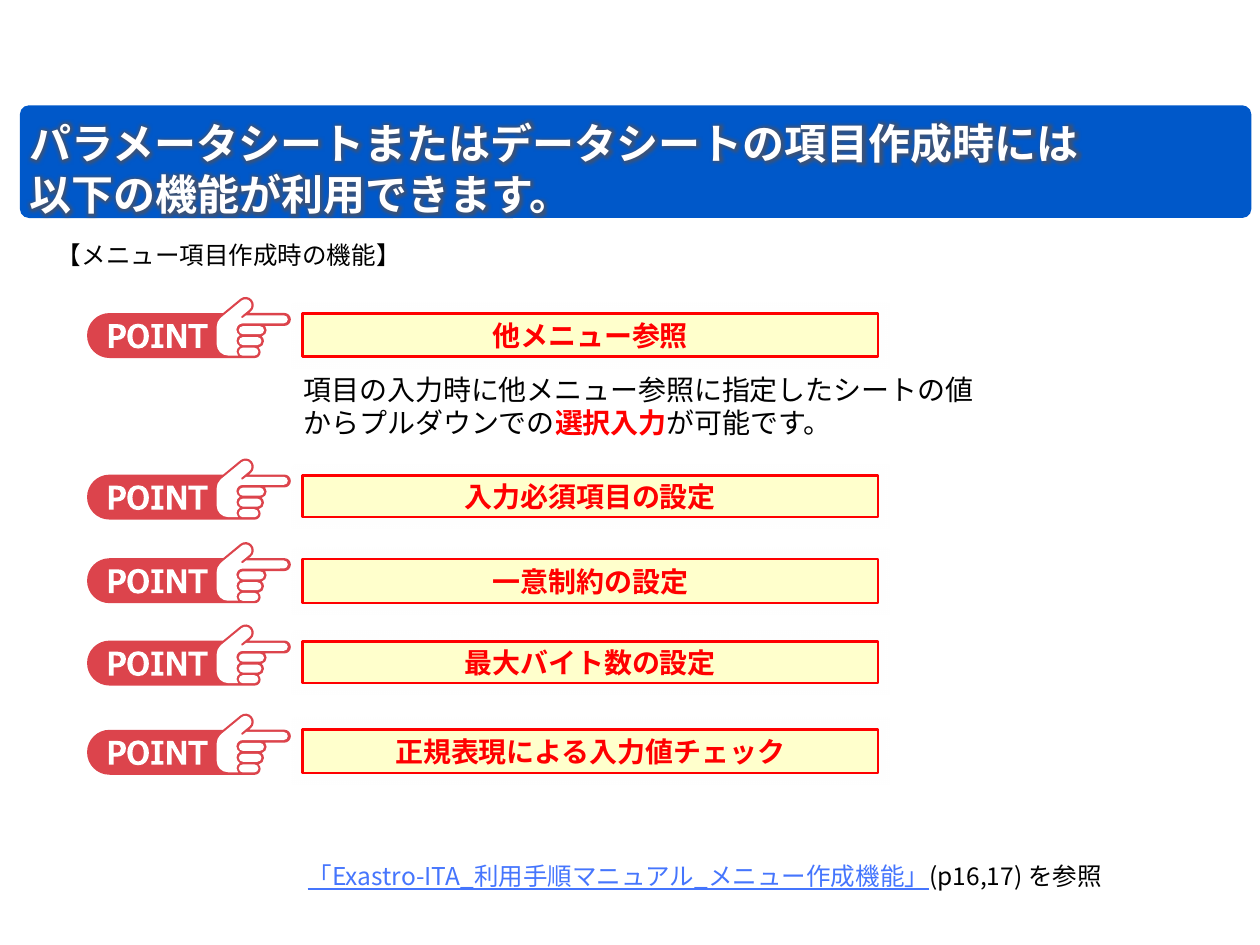
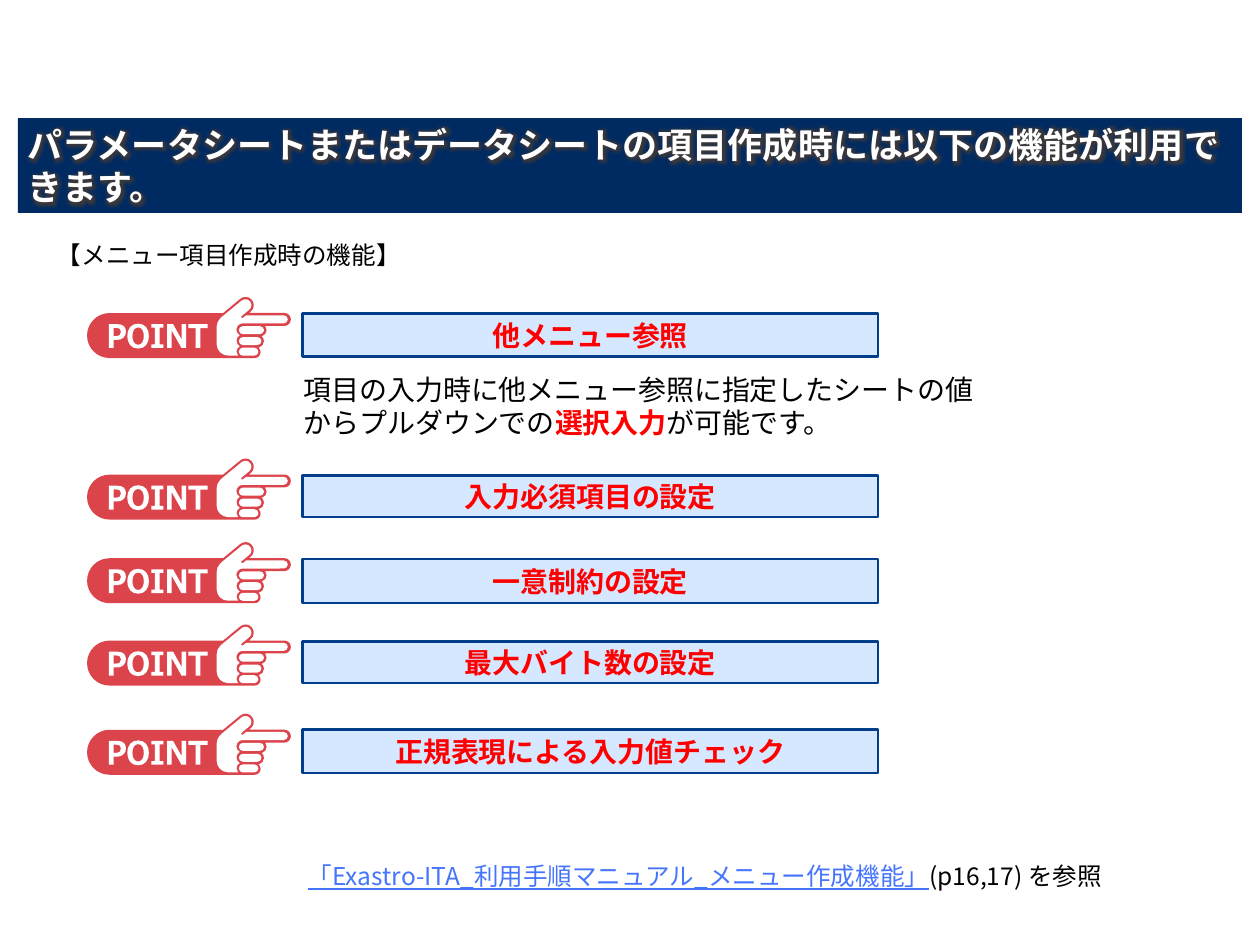
Before and after one commit to exastro-suite/it-automation-docs, a slide deck: slide 27 of asset/Learn_ja/ITA-hg-ps_classroom_lecture_ja.pptx. Drawn at 1260x945 pixels with LibreOffice and Linux fonts; fonts in the diff are those of the drawing; background and template pictures are left out. Boxes give left, top, right and bottom in pixels: in the first picture for what was removed or moved away, otherwise in the second. Text is boxed around its words. In the diff, an @@ line names an element or a change of style, - is before the commit and + after.

```diff
--- a/asset/Learn_ja/ITA-hg-ps_classroom_lecture_ja.pptx
+++ b/asset/Learn_ja/ITA-hg-ps_classroom_lecture_ja.pptx
@@ rectangle "パラメータシートまたはデータシートの項目作成時には以下の機能が利用できます。": place and size @@
-rectangle "パラメータシートまたはデータシートの項目作成時には以下の機能が利用できます。" at box(20, 106, 1251, 218)
+rectangle "パラメータシートまたはデータシートの項目作成時には以下の機能が利用できます。" at box(18, 118, 1241, 213)
@@ rectangle "パラメータシートまたはデータシートの項目作成時には以下の機能が利用できます。" at box(18, 118, 1241, 213): vertical alignment top to middle; rounded rectangle to rectangle; fill #0058C9 to #002B62 @@
@@ text in rectangle at box(28, 127, 1219, 204): text changed; size 24 to 20 pt @@
-パラメータシートまたはデータシートの項目作成時には
-以下の機能が利用できます。
+パラメータシートまたはデータシートの項目作成時には以下の機能が利用できます。
@@ fill #FFFFCC to #D6E8FF; outline #FF0000 1.5 pt to #003D8B 1.5 pt in 5 elements at box(302, 314, 878, 357), box(302, 730, 878, 774), box(302, 559, 878, 604), box(302, 641, 878, 683), box(302, 475, 878, 517) @@
```
Also in this commit, not shown: 27 other slides changed, 1 other file.
